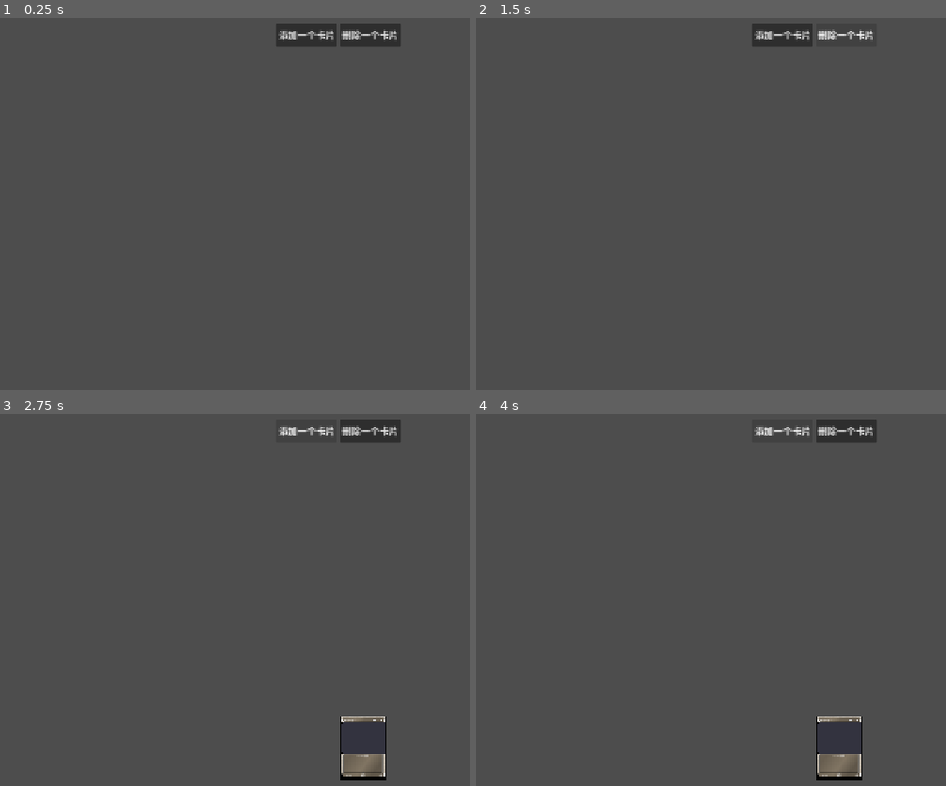
Above: before the commit, frames 1-4 (two rows, left to right).
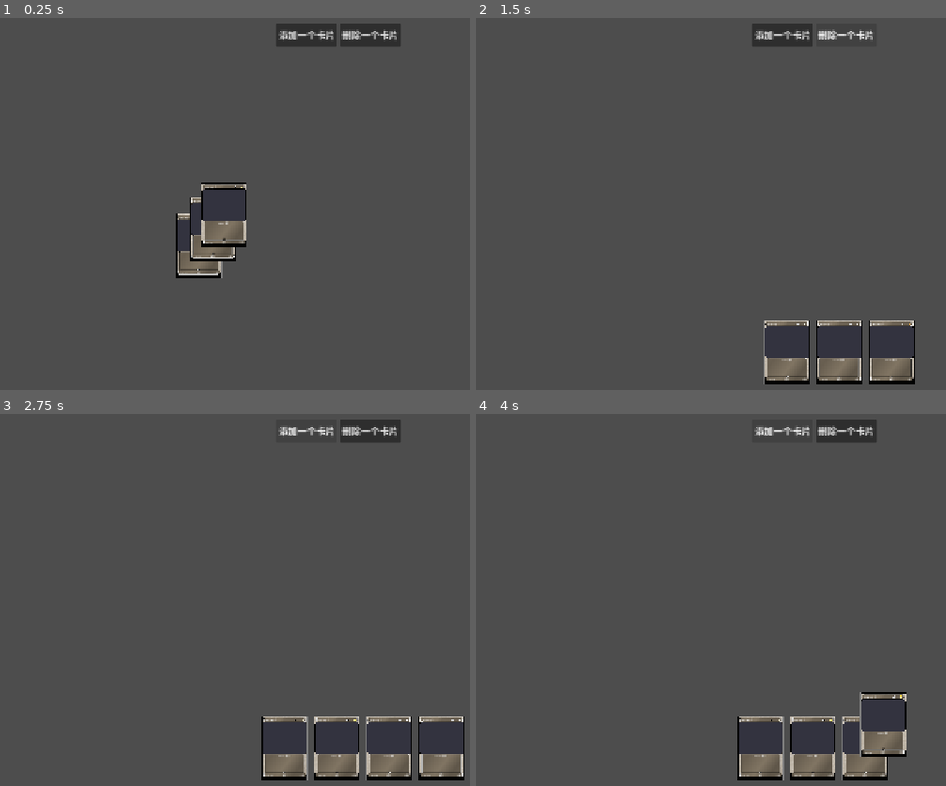
Above: after the commit, the same moments.

Repository: zzhgithub/card_v3
Game: Godot game, scene res://dule/my_hand_test.tscn
Two runs of this game, one before a commit and one after it. Both use one fixed random seed, a clock stepped at 60 frames per second and the inputs below. This scene is started directly instead of the project's main scene.
Inputs:
- Up to frame 1 (0.25 s): no input
- Up to frame 2 (1.5 s): click "添加一个卡片" at 0.5 s; click "删除一个卡片" at 1.25 s
- Up to frame 3 (2.75 s): click "添加一个卡片" at 2 s
- Up to frame 4 (4 s): click "删除一个卡片" at 2.75 s; click "添加一个卡片" at 3.5 s

The runs differ from the first frame. In frame 1, 2.9% of the frame differs, in the area x 37-53%, y 44-70%; in frame 2, 4.7%; in frame 3, 5.5%, in the area x 55-99%, y 81-99%; in frame 4, 5.0%.

Commit message:
fix(dule): 修复 DuleCard 拖动与属性信息位置偏移
- 修复卡片无法拖动：DuleCard 根节点 layout_mode 改为 Position(0)，
  并通过 _input() 手动接管鼠标检测，绕过 Uncontrolled 模式导致的
  mouse_entered/mouse_exited 信号异常
- 修复属性信息偏下：调整 my_hand_test.gd 中 add_card 与 setup 调用顺序，
  确保卡片先进入场景树、_ready() 初始化完成后再执行 _render_template()，
  避免 Label 最小高度被错误计算为 23px 导致文本渲染位置偏移
- 新增 MyHand 水平手牌容器与 my_hand_test 测试场景

Diff:
--- a/godot-client/dule/dule_card.gd
+++ b/godot-client/dule/dule_card.gd
@@ -60,11 +60,33 @@
 			back_face_texture.texture = default_back
 	_update_face_visibility()
 
+func _input(event: InputEvent) -> void:
+	if not (event is InputEventMouseButton or event is InputEventMouseMotion):
+		return
+
+	var is_inside = get_global_rect().has_point(get_global_mouse_position())
+
+	# 手动更新 mouse_inside 状态（因为 mouse_entered/mouse_exited 信号不触发状态切换）
+	if is_inside and not is_mouse_inside:
+		is_mouse_inside = true
+		if can_be_interacted_with and _can_start_hovering():
+			change_state(DraggableState.HOVERING)
+	elif not is_inside and is_mouse_inside:
+		is_mouse_inside = false
+		if current_state == DraggableState.HOVERING:
+			change_state(DraggableState.IDLE)
+
+	# 手动转发鼠标按钮事件到 GUI 输入处理
+	if is_inside and event is InputEventMouseButton:
+		_on_gui_input(event)
 
 func _on_resized() -> void:
 	if card_data.is_empty():
 		return
 	call_deferred("_render_template")
+
+func _on_gui_input(event: InputEvent) -> void:
+	super._on_gui_input(event)
 
 
 func setup(data: Dictionary) -> void:
--- a/godot-client/dule/dule_card.tscn
+++ b/godot-client/dule/dule_card.tscn
@@ -3,8 +3,7 @@
 [ext_resource type="Script" uid="uid://c0mua4vmdnj1d" path="res://dule/dule_card.gd" id="1_script"]
 
 [node name="DuleCard" type="Control" unique_id=861132280]
-layout_mode = 3
-anchors_preset = 0
+layout_mode = 0
 script = ExtResource("1_script")
 
 [node name="FrontFace" type="Control" parent="." unique_id=627021246]
@@ -53,6 +52,7 @@
 anchor_bottom = 1.0
 grow_horizontal = 2
 grow_vertical = 2
+mouse_filter = 2
 
 [node name="ArtworkLayer" type="TextureRect" parent="TemplateLayer" unique_id=655622790]
 layout_mode = 1
--- a/godot-client/dule/my_hand.gd
+++ b/godot-client/dule/my_hand.gd
@@ -14,6 +14,15 @@
 
 func _ready() -> void:
 	super._ready()
+	resized.connect(_on_my_hand_resized)
+	# 确保 drop_zone 不拦截鼠标事件
+	if drop_zone != null:
+		drop_zone.visible = false
+
+
+func _on_my_hand_resized() -> void:
+	if cards_node != null:
+		cards_node.size = size
 
 
 func _card_can_be_added(_cards: Array) -> bool:
--- a/godot-client/dule/my_hand_test.gd
+++ b/godot-client/dule/my_hand_test.gd
@@ -11,11 +11,14 @@
 func _ready() -> void:
 	add_button.pressed.connect(_on_add_pressed)
 	remove_button.pressed.connect(_on_remove_pressed)
+	# 延迟一帧添加卡片，确保容器布局已完成
+	await get_tree().process_frame
+	for i in range(3):
+		_on_add_pressed()
 
 
 func _on_add_pressed() -> void:
 	if my_hand.get_card_count() >= my_hand.max_hand_size:
-		print("[MyHandTest] 手牌已满，无法添加")
 		return
 
 	var card = DULE_CARD_SCENE.instantiate() as DuleCard
@@ -39,15 +42,15 @@
 	card.size = card_size
 	my_hand.add_card(card)
 	card.setup(data)
-	print("[MyHandTest] 添加卡片: %s，当前手牌数: %d" % [data["id"], my_hand.get_card_count()])
 
 
 func _on_remove_pressed() -> void:
 	if my_hand.get_card_count() == 0:
-		print("[MyHandTest] 手牌为空，无法删除")
 		return
 
 	var card = my_hand._held_cards[my_hand._held_cards.size() - 1]
+	# 强制退出交互状态，防止静态计数器泄漏
+	if card.current_state != DraggableObject.DraggableState.IDLE:
+		card.change_state(DraggableObject.DraggableState.IDLE)
 	my_hand.remove_card(card)
 	card.queue_free()
-	print("[MyHandTest] 删除最后一张卡片，当前手牌数: %d" % my_hand.get_card_count())
--- a/godot-client/dule/my_hand_test.tscn
+++ b/godot-client/dule/my_hand_test.tscn
@@ -1,10 +1,10 @@
-[gd_scene format=3 uid="uid://myhandtest01"]
+[gd_scene format=3 uid="uid://b3k6hp7d7eirn"]
 
 [ext_resource type="PackedScene" path="res://dule/my_hand.tscn" id="1_my_hand"]
-[ext_resource type="Script" uid="uid://P6JdzXy0RJGW-Y2" path="res://dule/my_hand_test.gd" id="2_script"]
+[ext_resource type="Script" path="res://dule/my_hand_test.gd" id="2_script"]
 [ext_resource type="PackedScene" uid="uid://c7u8hryloq7hy" path="res://addons/card-framework/card_manager.tscn" id="3_manager"]
 
-[node name="MyHandTest" type="Control"]
+[node name="MyHandTest" type="Control" unique_id=1726704226]
 layout_mode = 3
 anchors_preset = 15
 anchor_right = 1.0
@@ -13,11 +13,11 @@
 grow_vertical = 2
 script = ExtResource("2_script")
 
-[node name="CardManager" parent="." instance=ExtResource("3_manager")]
+[node name="CardManager" parent="." unique_id=654660446 instance=ExtResource("3_manager")]
 layout_mode = 1
 card_size = Vector2(79, 110)
 
-[node name="ButtonContainer" type="HBoxContainer" parent="."]
+[node name="ButtonContainer" type="HBoxContainer" parent="." unique_id=1811484170]
 layout_mode = 1
 anchors_preset = 5
 anchor_left = 0.5
@@ -29,15 +29,15 @@
 grow_horizontal = 2
 alignment = 1
 
-[node name="AddButton" type="Button" parent="ButtonContainer"]
+[node name="AddButton" type="Button" parent="ButtonContainer" unique_id=935841606]
 layout_mode = 2
 text = "添加一个卡片"
 
-[node name="RemoveButton" type="Button" parent="ButtonContainer"]
+[node name="RemoveButton" type="Button" parent="ButtonContainer" unique_id=1599536201]
 layout_mode = 2
 text = "删除一个卡片"
 
-[node name="PlayerArea" type="VBoxContainer" parent="."]
+[node name="PlayerArea" type="VBoxContainer" parent="." unique_id=1988180068]
 layout_mode = 1
 anchors_preset = 12
 anchor_top = 1.0
@@ -48,15 +48,15 @@
 grow_vertical = 0
 alignment = 1
 
-[node name="PlayerBottomRow" type="HBoxContainer" parent="PlayerArea"]
+[node name="PlayerBottomRow" type="HBoxContainer" parent="PlayerArea" unique_id=1246579354]
 layout_mode = 2
 size_flags_vertical = 3
 alignment = 1
 
-[node name="Spacer" type="Control" parent="PlayerArea/PlayerBottomRow"]
+[node name="Spacer" type="Control" parent="PlayerArea/PlayerBottomRow" unique_id=431972769]
 custom_minimum_size = Vector2(80, 0)
 layout_mode = 2
 
-[node name="MyHand" parent="PlayerArea/PlayerBottomRow" instance=ExtResource("1_my_hand")]
+[node name="MyHand" parent="PlayerArea/PlayerBottomRow" unique_id=1944470325 instance=ExtResource("1_my_hand")]
 layout_mode = 2
 size_flags_horizontal = 3
